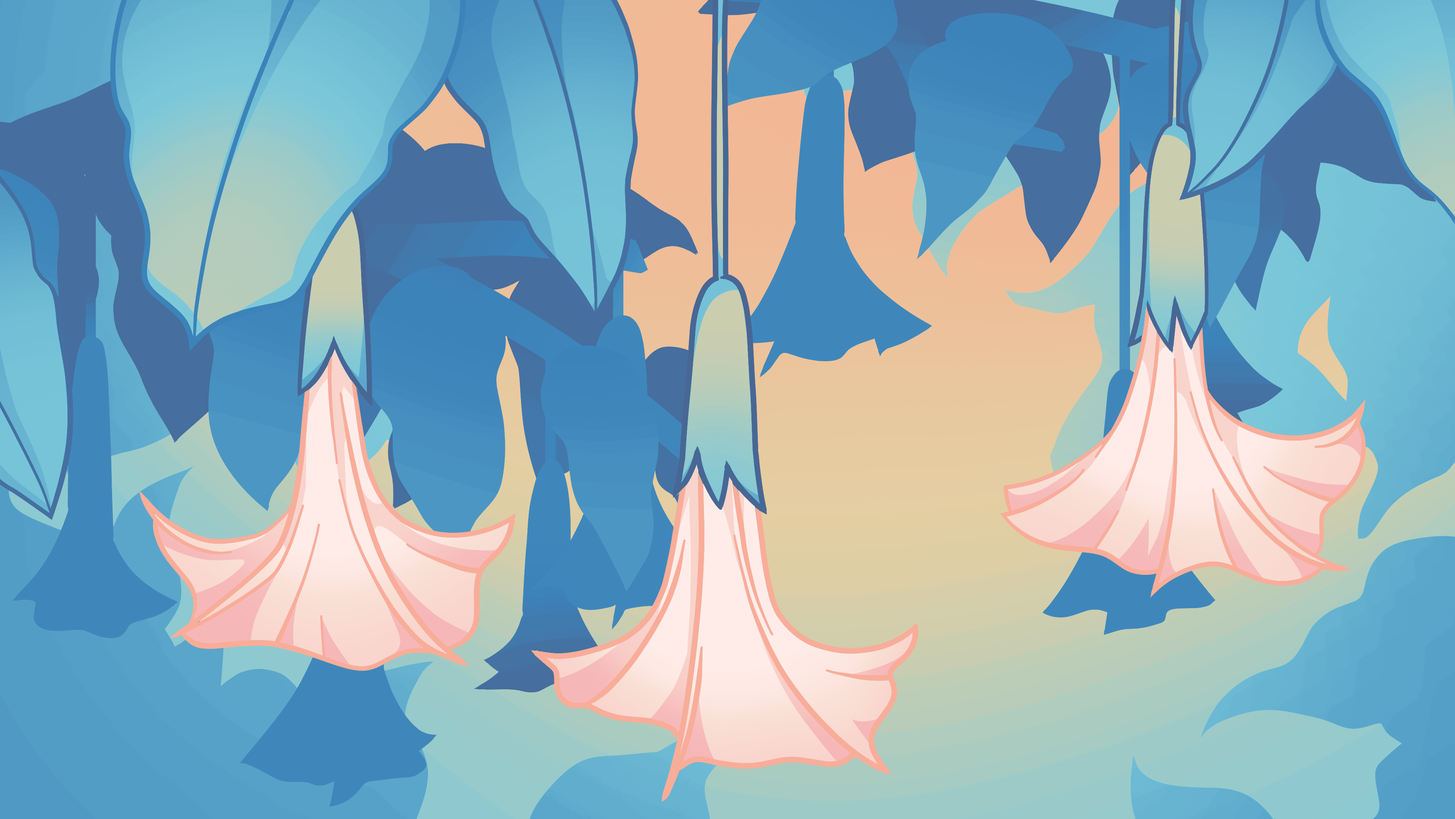
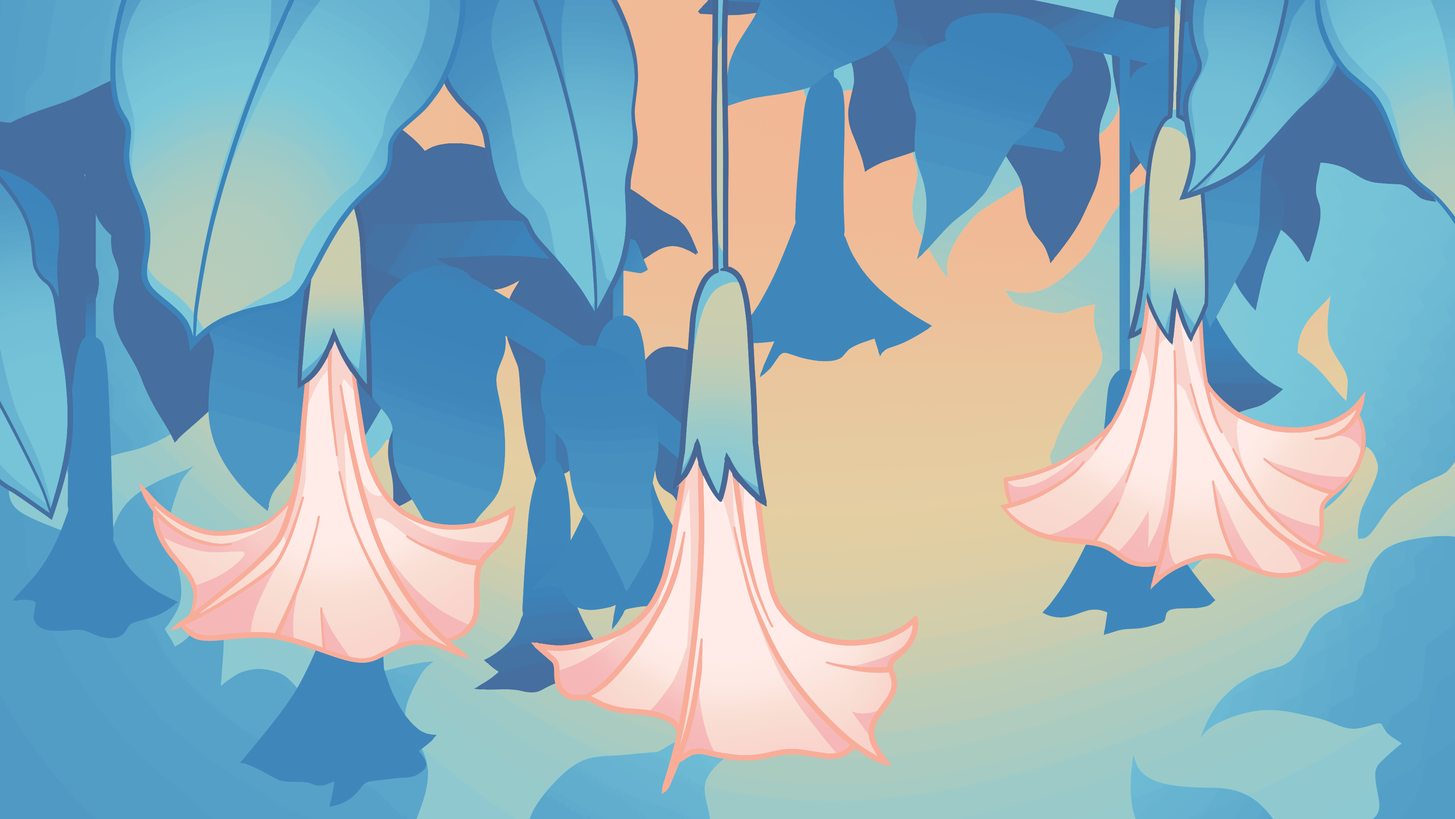
The second (1455, 819) image is a revision of the first. Changes to its layers:
painted on "Flower_A" over [138, 203, 516, 671]
painted on "Flower_B" over [530, 91, 919, 802]
painted on "Flower_C" over [1000, 91, 1367, 598]
added group "Seems" with 3 layers above "Branches" over [711, 91, 1178, 100]
added layer "Seem_B" in group "Seems" over [711, 91, 729, 100]
added layer "Seem_C" in group "Seems" over [1168, 91, 1178, 100]
